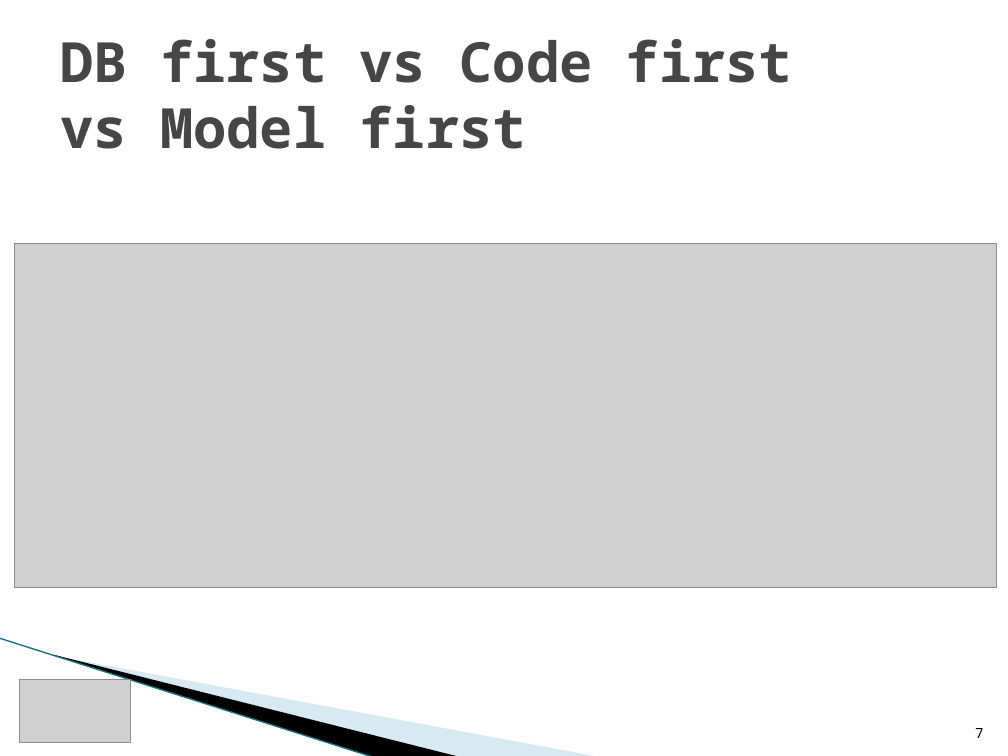
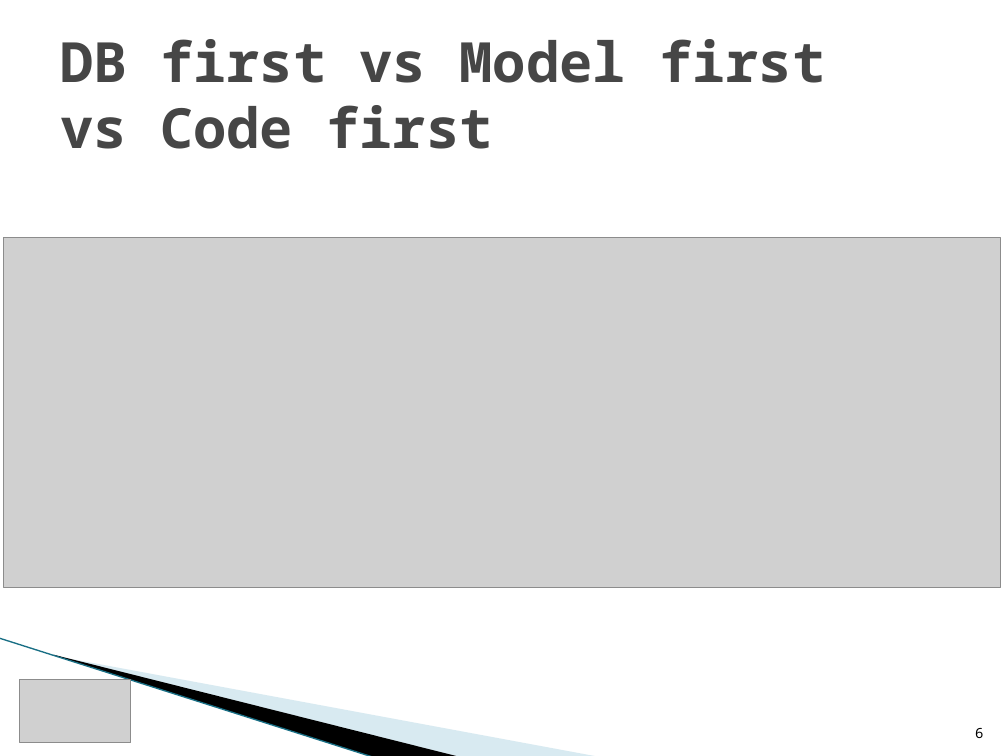
Before and after one commit to rwoszczyk/Training, a slide deck: slide 6 of ItKrd_EF.pptx (slide 7 before the commit). Drawn at 1008x756 pixels with LibreOffice and Linux fonts; fonts in the diff are those of the drawing; grey boxes stand for pictures; background and template pictures are left out. Boxes give left, top, right and bottom in pixels: in the first picture for what was removed or moved away, otherwise in the second. Text is boxed around its words. In the diff, an @@ line names an element or a change of style, - is before the commit and + after.

```diff
--- a/ItKrd_EF.pptx
+++ b/ItKrd_EF.pptx
@@ title at <box>60,39,825,149</box>: text changed @@
-DB first vs Code first
-vs Model first
+DB first vs Model first
+vs Code first
@@ picture: place and size @@
-picture at <box>15,243,997,588</box>
+picture at <box>4,238,1000,588</box>
@@ page number at <box>975,728,983,738</box>: text changed @@
-7
+6
```
Also in this commit, not shown: 12 other slides changed, 5 slides added, 2 slides removed, 13 other files.
